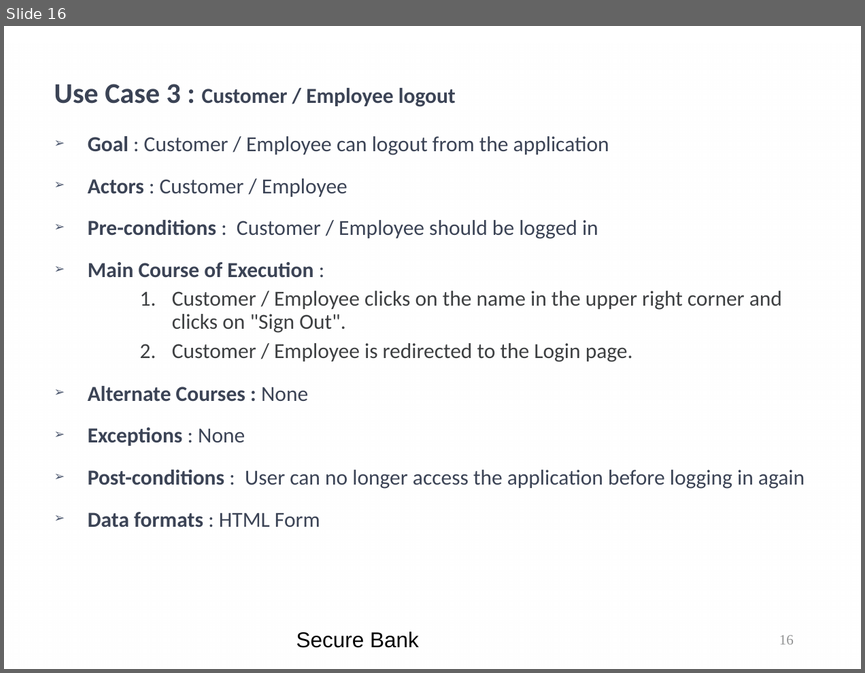
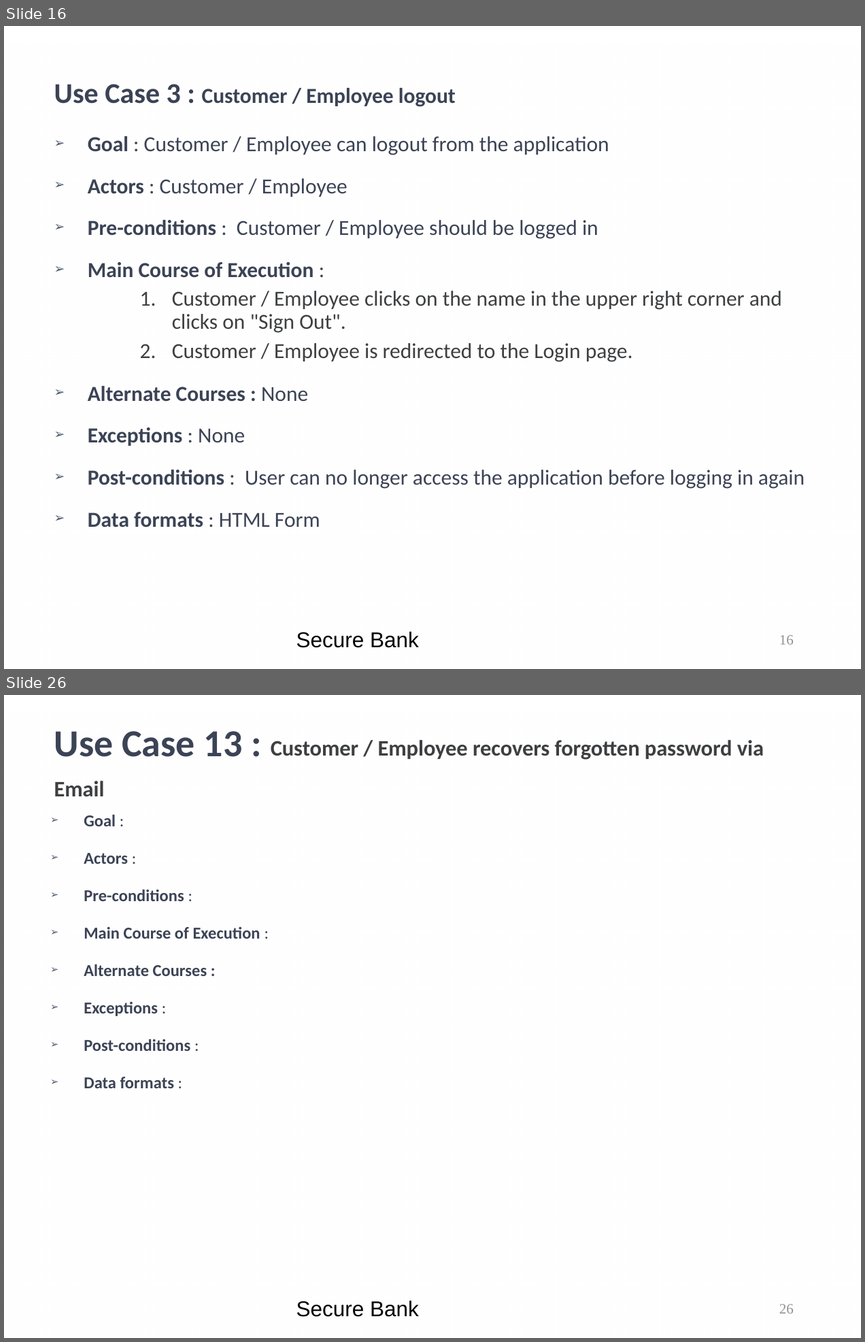
Before and after one commit to kwuerl/secure-coding-team-8, a slide deck: presentations/Phase3.ppt. Shown one above the other, each under a label of ours: slide 16 before the commit, slides 16 and 26 after it; the slides between them are not shown. The pictures are 865x673 and 865x1342 pixels, drawn with LibreOffice and Linux fonts; fonts in the diff are those of the drawing; background and template pictures are left out. Boxes give left, top, right and bottom in pixels: in the first picture for what was removed or moved away, otherwise in the second. Text is boxed around its words. In the diff, an @@ line names an element or a change of style, - is before the commit and + after.

```diff
--- a/presentations/Phase3.ppt
+++ b/presentations/Phase3.ppt
@@ slide 26 added at bbox=[4, 695, 861, 1338], background picture (left out); not listed: 1 template element that a slide beside it also shows @@
@@ title added at bbox=[54, 731, 764, 797], 32 pt, text #3D3F41, bold @@
+Use Case 13 : Customer / Employee recovers forgotten password via Email
@@ text added at bbox=[84, 815, 260, 1088], 14 pt, text #3B4355, bold @@
+➢ Goal :
+➢ Actors :
+➢ Pre-conditions :
+➢ Main Course of Execution :
+➢ Alternate Courses :
+➢ Exceptions :
+➢ Post-conditions :
+➢ Data formats :
@@ text added at bbox=[296, 1300, 419, 1317], 18 pt, text #000000 @@
+Secure Bank
@@ page number added at bbox=[779, 1304, 793, 1313], 12 pt, text #919293 @@
+26
```
Also in this commit, not shown: 11 slides changed, 2 other slides added.
